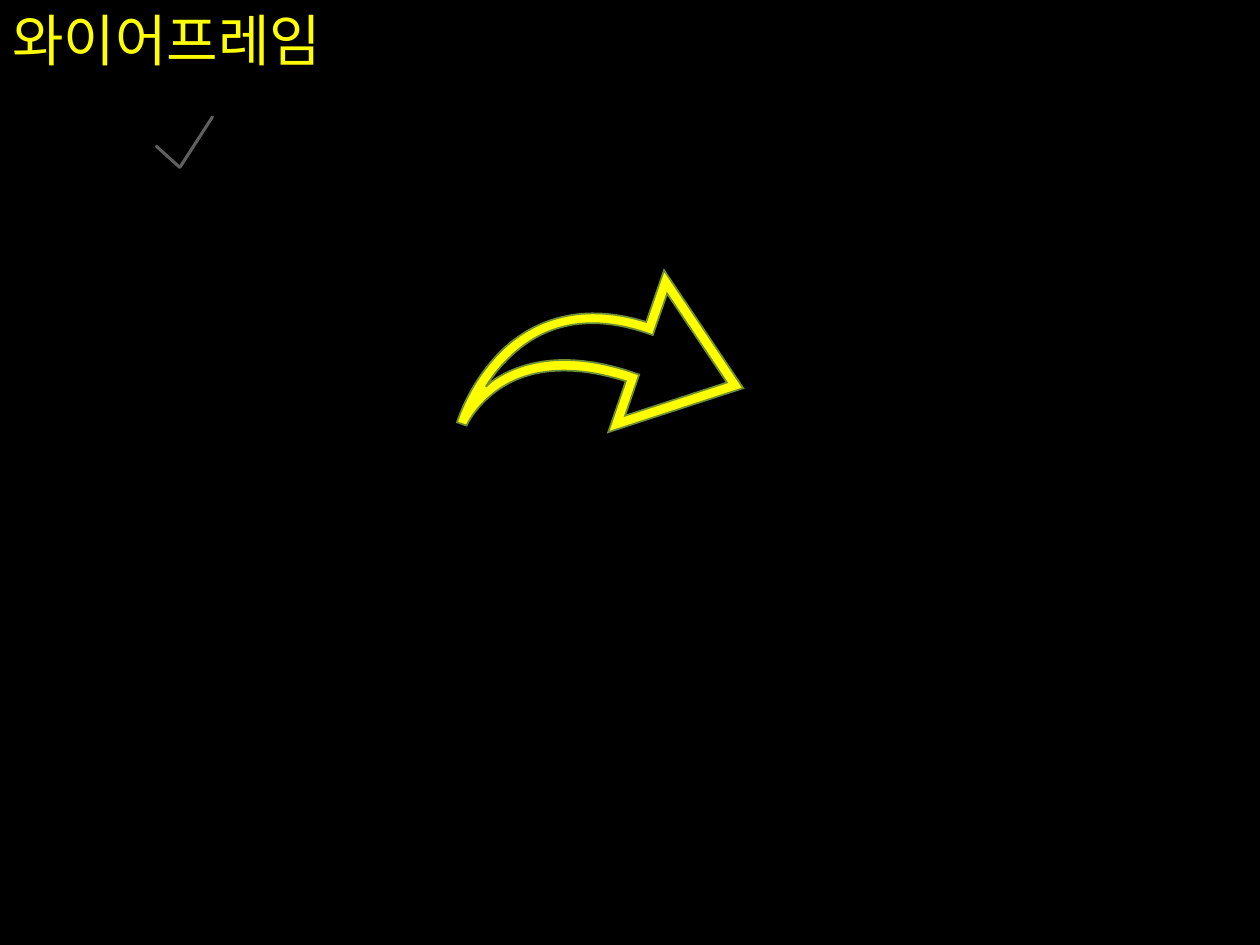
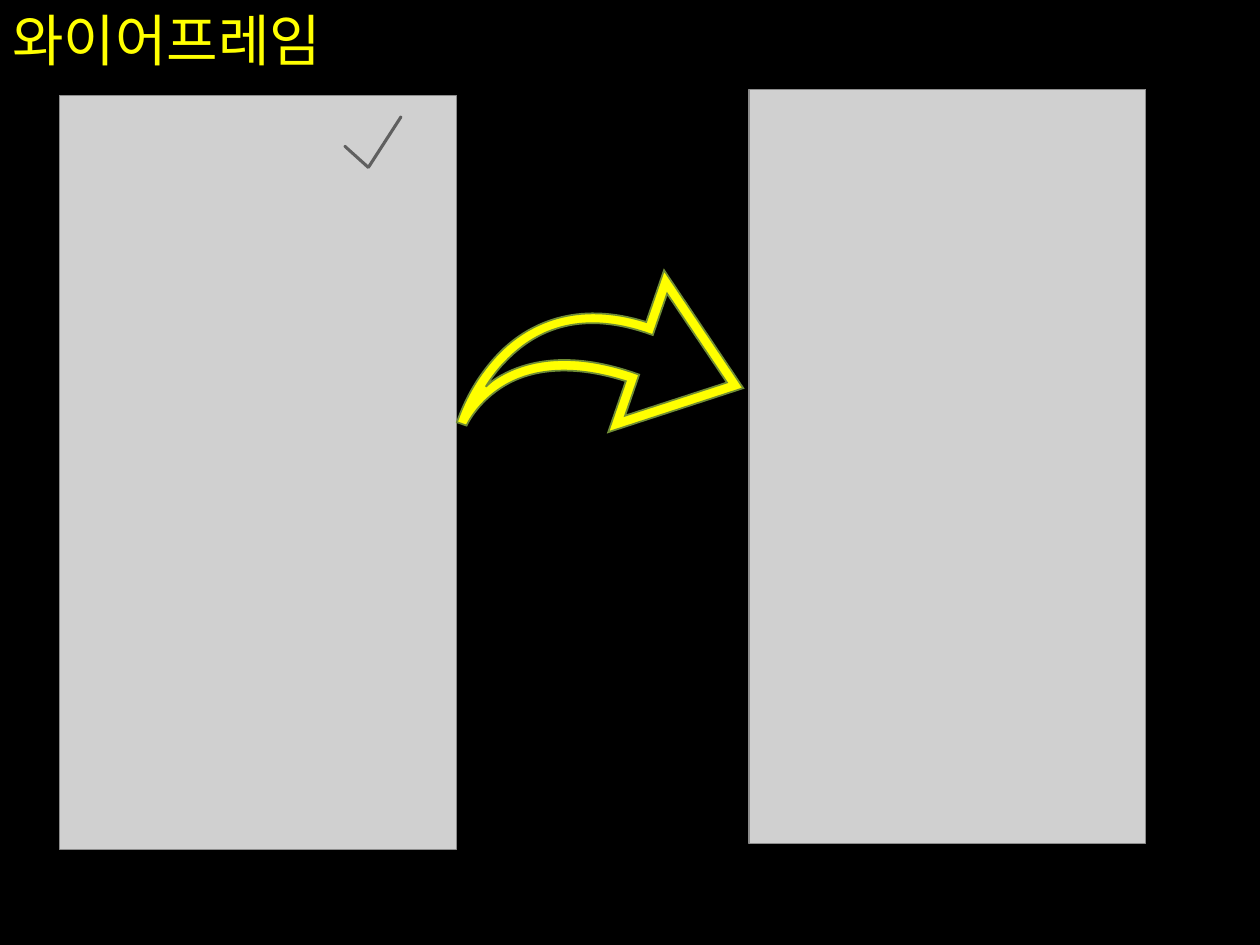
Before and after one commit to gns11/ex, a slide deck: slide 5 of UI 아키텍처 설계-안종훈.pptx. Drawn at 1260x945 pixels with LibreOffice and Linux fonts; fonts in the diff are those of the drawing; grey boxes stand for pictures. Boxes give left, top, right and bottom in pixels: in the first picture for what was removed or moved away, otherwise in the second. Text is boxed around its words. In the diff, an @@ line names an element or a change of style, - is before the commit and + after.

```diff
--- a/UI 아키텍처 설계-안종훈.pptx
+++ b/UI 아키텍처 설계-안종훈.pptx
@@ picture added at (748, 89, 1145, 843) @@
@@ picture added at (59, 96, 456, 849) @@
@@ freeform shape: place and size @@
-freeform shape at (154, 116, 214, 170)
+freeform shape at (343, 116, 403, 170)
```
Also in this commit, not shown: 1 other slide changed.
